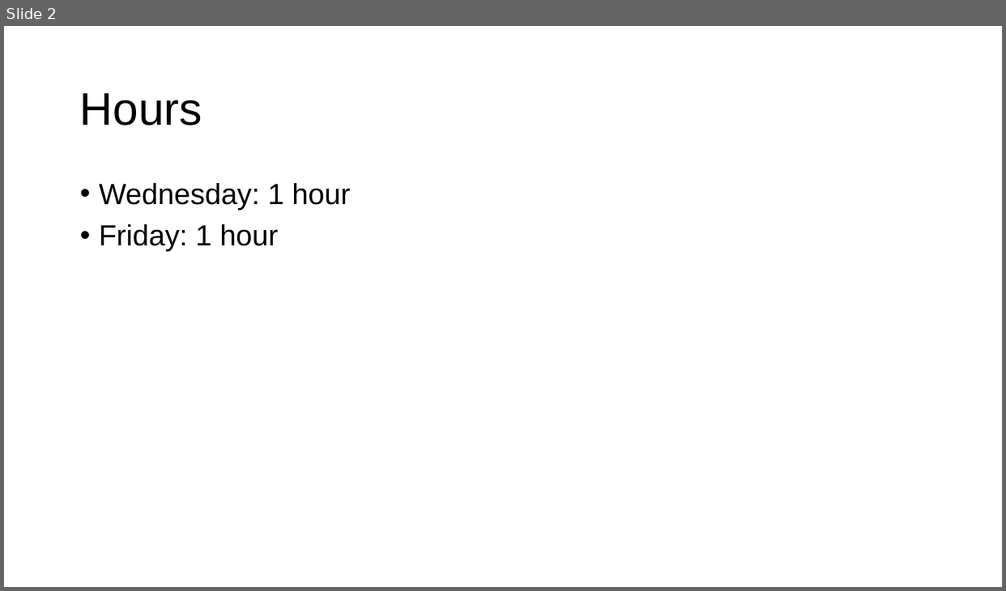
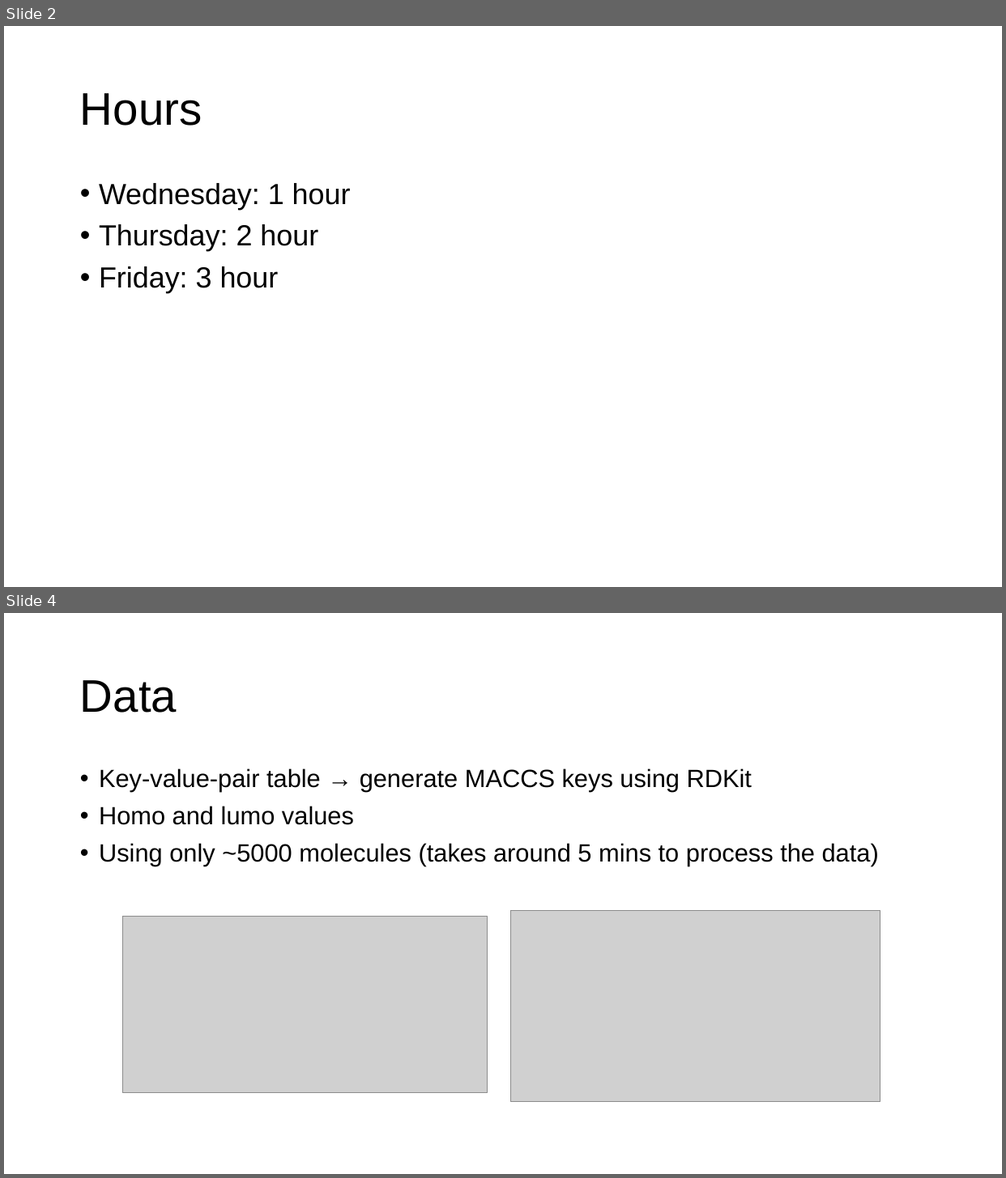
Before and after one commit to Top34051/foundry-model, a slide deck: slides/2021_03_05_Burapacheep.pptx. Shown one above the other, each under a label of ours: slide 2 before the commit, slides 2 and 4 after it; the slides between them are not shown. The pictures are 1006x591 and 1006x1178 pixels, drawn with LibreOffice and Linux fonts; fonts in the diff are those of the drawing; grey boxes stand for pictures. Boxes give left, top, right and bottom in pixels: in the first picture for what was removed or moved away, otherwise in the second. Text is boxed around its words. In the diff, an @@ line names an element or a change of style, - is before the commit and + after.

```diff
--- a/slides/2021_03_05_Burapacheep.pptx
+++ b/slides/2021_03_05_Burapacheep.pptx
@@ slide 4 added at (4, 613, 1002, 1174), background #FFFFFF @@
@@ title added at (80, 680, 177, 713), 44 pt, text #000000 @@
+Data
@@ text added at (99, 769, 879, 867), 24 pt, text #000000 @@
+• Key-value-pair table → generate MACCS keys using RDKit
+• Homo and lumo values
+• Using only ~5000 molecules (takes around 5 mins to process the data)
@@ picture added at (122, 916, 487, 1093) @@
@@ picture added at (510, 911, 880, 1102) @@
@@ slide 2 changed as well @@
@@ text at (99, 224, 318, 293): text changed @@
-• Friday: 1 hour
+• Thursday: 2 hour
+• Friday: 3 hour
```
Also in this commit, not shown: 1 other slide changed, 4 other slides added, 7 slides removed, 4 other files.
